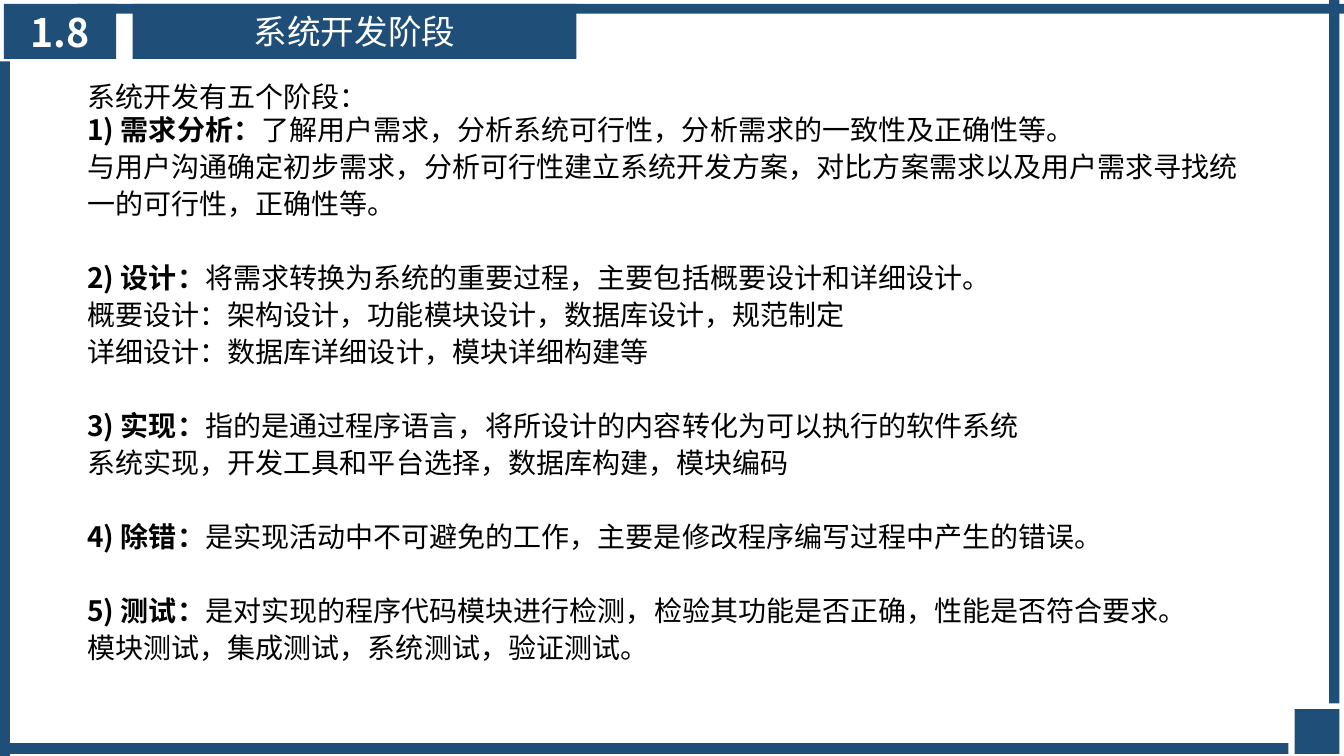
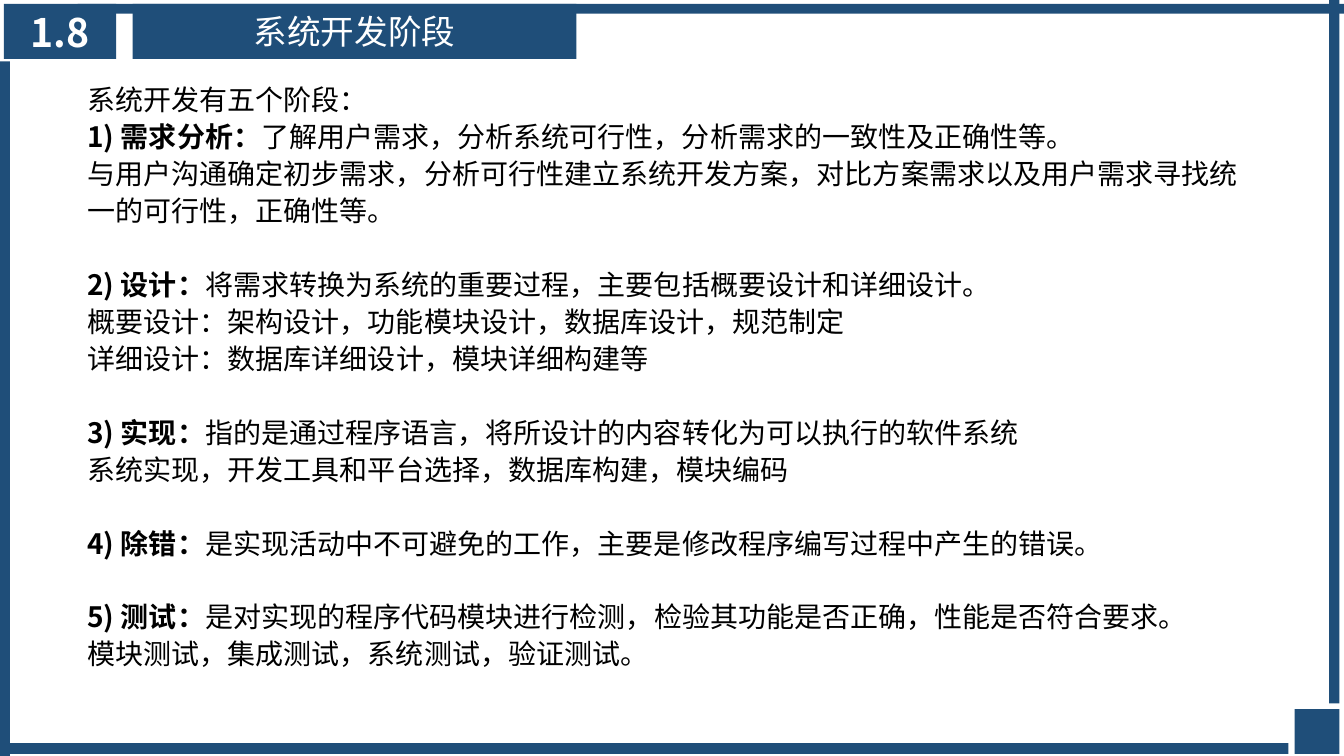
Before and after one commit to ZUCC-SRA2021-G05/Community-GB, a slide deck: slide 67 of 翻转课堂PPT/翻转课堂-UML概述.pptx. Drawn at 1344x756 pixels with LibreOffice and Linux fonts; fonts in the diff are those of the drawing. Boxes give left, top, right and bottom in pixels: in the first picture for what was removed or moved away, otherwise in the second. Text is boxed around its words. In the diff, an @@ line names an element or a change of style, - is before the commit and + after.

```diff
--- a/翻转课堂PPT/翻转课堂-UML概述.pptx
+++ b/翻转课堂PPT/翻转课堂-UML概述.pptx
@@ text at <box>87,86,1237,224</box>: text changed @@
-系统开发有五个阶段： 1) 需求分析：了解用户需求，分析系统可行性，分析需求的一致性及正确性等。 与用户沟通确定初步需求，分析可行性建立系统开发方案，对比方案需求以及用户需求寻找统一的可行性，正确性等。
+系统开发有五个阶段：
+1) 需求分析：了解用户需求，分析系统可行性，分析需求的一致性及正确性等。 与用户沟通确定初步需求，分析可行性建立系统开发方案，对比方案需求以及用户需求寻找统一的可行性，正确性等。
```
Also in this commit, not shown: 13 other slides changed.
